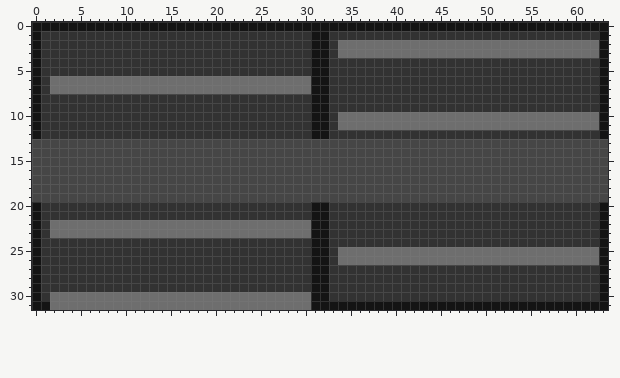
Pixel-art sprite: resources/tiles/conveyor.png. The picture above is the old version.
The file is 64x32 pixels.
The result:
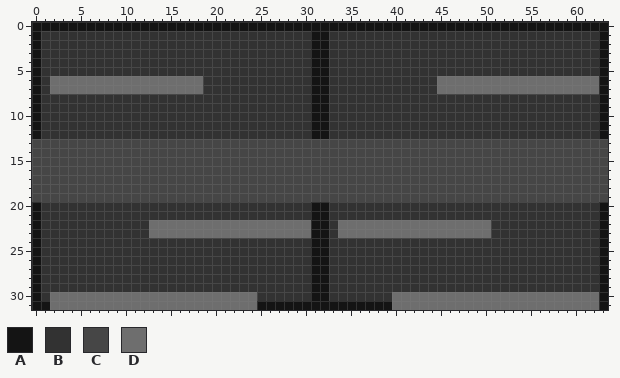
Palette (. is transparent): A #141414  B #323232  C #464646  D #6e6e6e
The edit:
@@ x 0..63 @@
  1 ABBBBBBBBBBBBBBBBBBBBBBBBBBBBBBAABBBBBBBBBBBBBBBBBBBBBBBBBBBBBBA
- 2 ABBBBBBBBBBBBBBBBBBBBBBBBBBBBBBAABDDDDDDDDDDDDDDDDDDDDDDDDDDDDDA
- 3 ABBBBBBBBBBBBBBBBBBBBBBBBBBBBBBAABDDDDDDDDDDDDDDDDDDDDDDDDDDDDDA
+ 2 ABBBBBBBBBBBBBBBBBBBBBBBBBBBBBBAABBBBBBBBBBBBBBBBBBBBBBBBBBBBBBA
+ 3 ABBBBBBBBBBBBBBBBBBBBBBBBBBBBBBAABBBBBBBBBBBBBBBBBBBBBBBBBBBBBBA
  4 ABBBBBBBBBBBBBBBBBBBBBBBBBBBBBBAABBBBBBBBBBBBBBBBBBBBBBBBBBBBBBA
  5 ABBBBBBBBBBBBBBBBBBBBBBBBBBBBBBAABBBBBBBBBBBBBBBBBBBBBBBBBBBBBBA
- 6 ABDDDDDDDDDDDDDDDDDDDDDDDDDDDDDAABBBBBBBBBBBBBBBBBBBBBBBBBBBBBBA
- 7 ABDDDDDDDDDDDDDDDDDDDDDDDDDDDDDAABBBBBBBBBBBBBBBBBBBBBBBBBBBBBBA
+ 6 ABDDDDDDDDDDDDDDDDDBBBBBBBBBBBBAABBBBBBBBBBBBDDDDDDDDDDDDDDDDDDA
+ 7 ABDDDDDDDDDDDDDDDDDBBBBBBBBBBBBAABBBBBBBBBBBBDDDDDDDDDDDDDDDDDDA
  8 ABBBBBBBBBBBBBBBBBBBBBBBBBBBBBBAABBBBBBBBBBBBBBBBBBBBBBBBBBBBBBA
  9 ABBBBBBBBBBBBBBBBBBBBBBBBBBBBBBAABBBBBBBBBBBBBBBBBBBBBBBBBBBBBBA
-10 ABBBBBBBBBBBBBBBBBBBBBBBBBBBBBBAABDDDDDDDDDDDDDDDDDDDDDDDDDDDDDA
-11 ABBBBBBBBBBBBBBBBBBBBBBBBBBBBBBAABDDDDDDDDDDDDDDDDDDDDDDDDDDDDDA
+10 ABBBBBBBBBBBBBBBBBBBBBBBBBBBBBBAABBBBBBBBBBBBBBBBBBBBBBBBBBBBBBA
+11 ABBBBBBBBBBBBBBBBBBBBBBBBBBBBBBAABBBBBBBBBBBBBBBBBBBBBBBBBBBBBBA
 12 ABBBBBBBBBBBBBBBBBBBBBBBBBBBBBBAABBBBBBBBBBBBBBBBBBBBBBBBBBBBBBA
@@ x 0..63 @@
 21 ABBBBBBBBBBBBBBBBBBBBBBBBBBBBBBAABBBBBBBBBBBBBBBBBBBBBBBBBBBBBBA
-22 ABDDDDDDDDDDDDDDDDDDDDDDDDDDDDDAABBBBBBBBBBBBBBBBBBBBBBBBBBBBBBA
-23 ABDDDDDDDDDDDDDDDDDDDDDDDDDDDDDAABBBBBBBBBBBBBBBBBBBBBBBBBBBBBBA
+22 ABBBBBBBBBBBBDDDDDDDDDDDDDDDDDDAABDDDDDDDDDDDDDDDDDBBBBBBBBBBBBA
+23 ABBBBBBBBBBBBDDDDDDDDDDDDDDDDDDAABDDDDDDDDDDDDDDDDDBBBBBBBBBBBBA
 24 ABBBBBBBBBBBBBBBBBBBBBBBBBBBBBBAABBBBBBBBBBBBBBBBBBBBBBBBBBBBBBA
-25 ABBBBBBBBBBBBBBBBBBBBBBBBBBBBBBAABDDDDDDDDDDDDDDDDDDDDDDDDDDDDDA
-26 ABBBBBBBBBBBBBBBBBBBBBBBBBBBBBBAABDDDDDDDDDDDDDDDDDDDDDDDDDDDDDA
+25 ABBBBBBBBBBBBBBBBBBBBBBBBBBBBBBAABBBBBBBBBBBBBBBBBBBBBBBBBBBBBBA
+26 ABBBBBBBBBBBBBBBBBBBBBBBBBBBBBBAABBBBBBBBBBBBBBBBBBBBBBBBBBBBBBA
 27 ABBBBBBBBBBBBBBBBBBBBBBBBBBBBBBAABBBBBBBBBBBBBBBBBBBBBBBBBBBBBBA
@@ x 23..63 @@
 29 BBBBBBBBAABBBBBBBBBBBBBBBBBBBBBBBBBBBBBBA
-30 DDDDDDDDAABBBBBBBBBBBBBBBBBBBBBBBBBBBBBBA
-31 DDDDDDDDAAAAAAAAAAAAAAAAAAAAAAAAAAAAAAAAA
+30 DDBBBBBBAABBBBBBBDDDDDDDDDDDDDDDDDDDDDDDA
+31 DDAAAAAAAAAAAAAAADDDDDDDDDDDDDDDDDDDDDDDA
